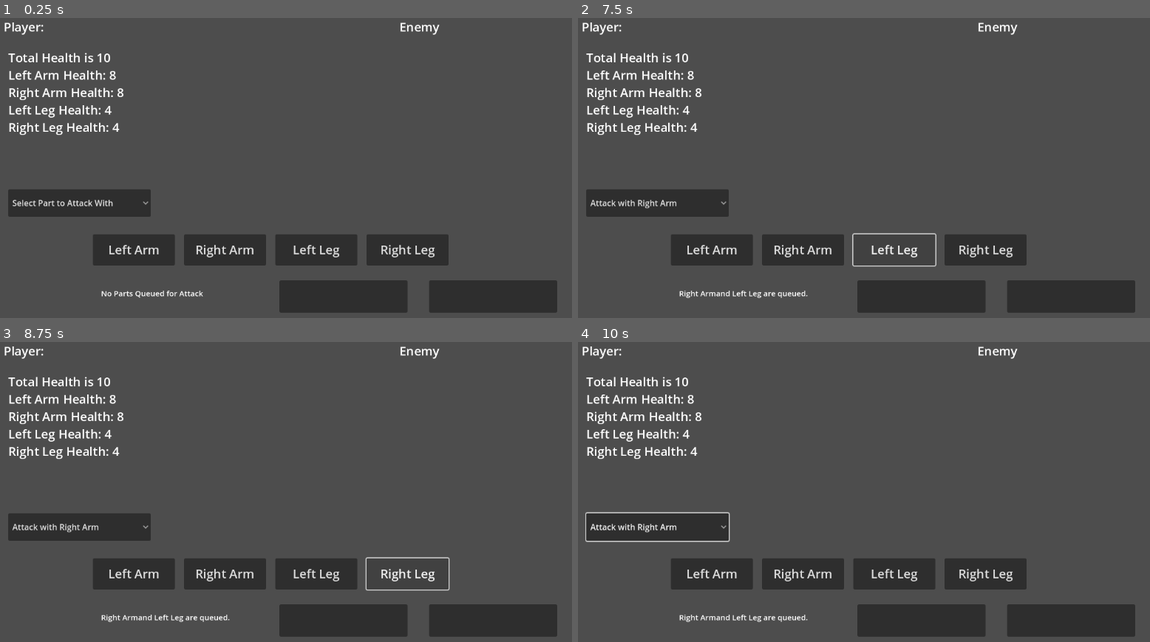
Above: before the commit, frames 1-4 (two rows, left to right).
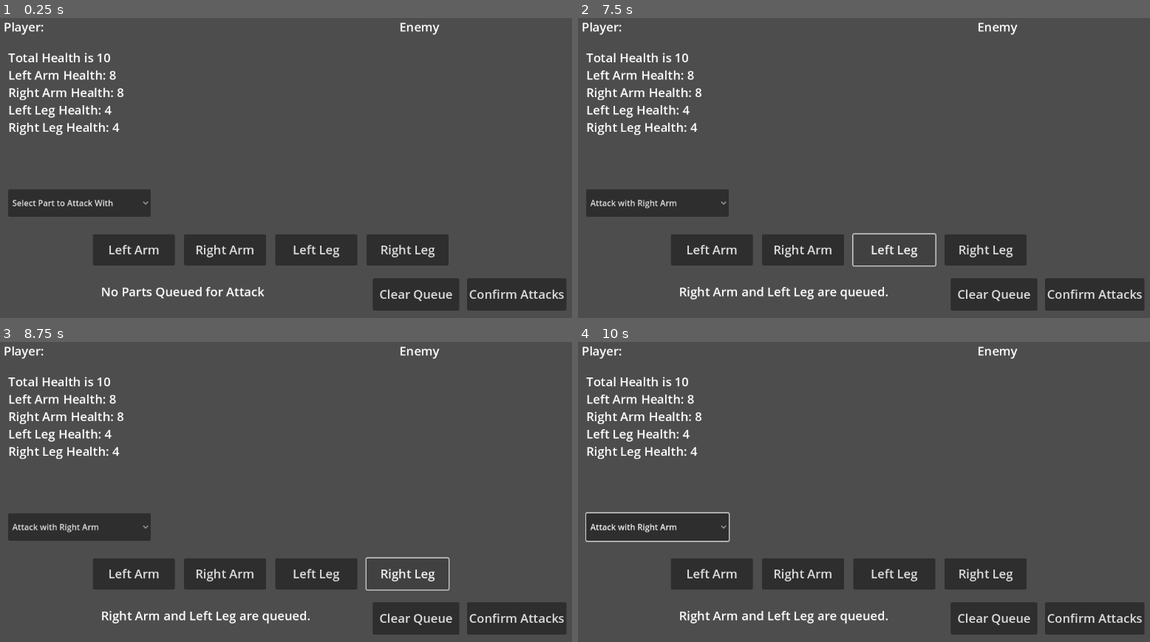
Above: after the commit, the same moments.

Repository: jdcalvelli/jrpg-staged-combat-prototype
Game: Godot game, scene res://Scenes/test_scene_CAM.tscn
Two runs of this game, one before a commit and one after it. Both use one fixed random seed, a clock stepped at 60 frames per second and the inputs below. This scene is started directly instead of the project's main scene.
Inputs (mouse positions are in pixels of both pictures, inside the frame that each line leads up to):
- Up to frame 1 (0.25 s): no input
- Up to frame 2 (7.5 s): click (921, 297) at 0.52 s; click (995, 294) at 1.25 s, where only the run after the commit has a clickable "Clear Queue"; click (1069, 297) at 2.02 s; click (1092, 294) at 2.75 s, where only the run after the commit has a clickable "Confirm Attacks"; click (1092, 294) at 3.5 s, where only the run after the commit has a clickable "Confirm Attacks"; click "Select Part to Attack With" at 4.25 s; click "Left Arm" at 5 s; click "Attack with Right Arm" at 5.75 s; click "Right Arm" at 6.5 s; click "Left Leg" at 7.25 s
- Up to frame 3 (8.75 s): click "Right Leg" at 8 s
- Up to frame 4 (10 s): click "Attack with Right Arm" at 8.75 s; click "Left Arm" at 9.5 s

The runs differ from the first frame. In frame 1, 3.6% of the frame differs, in the area x 17-99%, y 86-99%; in frame 2, 3.6%; in frame 3, 3.6%; in frame 4, 3.6%.

Commit message:
clear button resets the attack points, confirm button calculates damage too

Diff:
--- a/Scenes/test_scene_CAM.tscn
+++ b/Scenes/test_scene_CAM.tscn
@@ -107,19 +107,21 @@
 text = "Right Leg
 "
 
-[node name="DefendButton2" type="Button" parent="GameManager"]
-offset_left = 561.0
-offset_top = 537.0
-offset_right = 811.0
-offset_bottom = 600.0
+[node name="ClearButton" type="Button" parent="GameManager"]
+offset_left = 743.0
+offset_top = 533.0
+offset_right = 912.0
+offset_bottom = 596.0
 theme_override_font_sizes/font_size = 24
+text = "Clear Queue"
 
-[node name="DefendButton3" type="Button" parent="GameManager"]
-offset_left = 853.0
-offset_top = 537.0
-offset_right = 1103.0
-offset_bottom = 600.0
+[node name="ConfirmAttack" type="Button" parent="GameManager"]
+offset_left = 927.0
+offset_top = 533.0
+offset_right = 1096.0
+offset_bottom = 596.0
 theme_override_font_sizes/font_size = 24
+text = "Confirm Attacks"
 
 [node name="PlayerStats" type="RichTextLabel" parent="GameManager"]
 offset_left = 32.0
@@ -133,10 +135,10 @@
 
 [node name="AttackQueue" type="RichTextLabel" parent="."]
 offset_left = 213.0
-offset_top = 551.0
-offset_right = 543.0
+offset_top = 542.0
+offset_right = 719.0
 offset_bottom = 591.0
-theme_override_font_sizes/normal_font_size = 15
+theme_override_font_sizes/normal_font_size = 24
 text = "No Parts Queued for Attack"
 
 [connection signal="button_down" from="GameManager/LeftArmButton" to="GameManager" method="_on_left_arm_button_button_down"]
@@ -144,3 +146,5 @@
 [connection signal="button_down" from="GameManager/RightArmButton" to="GameManager" method="_on_right_arm_button_button_down"]
 [connection signal="button_down" from="GameManager/LeftLegButton" to="GameManager" method="_on_left_leg_button_button_down"]
 [connection signal="button_down" from="GameManager/RightLegButton" to="GameManager" method="_on_right_leg_button_button_down"]
+[connection signal="button_down" from="GameManager/ClearButton" to="GameManager" method="_on_clear_button_button_down"]
+[connection signal="button_down" from="GameManager/ConfirmAttack" to="GameManager" method="_on_confirm_attack_button_down"]
--- a/Scripts/Controllers/PlayerController.gd
+++ b/Scripts/Controllers/PlayerController.gd
@@ -14,11 +14,13 @@
 var ActionPoints: int = 2
 # sequence of actions
 var AttackSequence: Array
+var TotalDamage: Array
 
 func SequencePartAttack(part: MechPart):
 	# if you have the action points, add the attack to sequence
 	if ActionPoints != 0:
 		AttackSequence.append(part.partName)
+		TotalDamage.append(part.partDamage)
 		print(AttackSequence.size())
 		ActionPoints -= 1
 
--- a/Scripts/GameManager.gd
+++ b/Scripts/GameManager.gd
@@ -14,7 +14,7 @@
 enum States {START, PLAYER_TURN, PLAYER_CALC, ENEMY_TURN, ENEMY_CALC, END}
 var _state: int
 
-
+var _playerDamage: int
 # Called when the node enters the scene tree for the first time.
 # this is start
 func _ready():
@@ -59,7 +59,7 @@
 		_attackButton.add_item("Attack with "+ _playerMech.mechParts[_partKey].partName)
 
 func _process(delta):
-	_transition_to_player_calc()
+	#_transition_to_player_calc()
 	pass
 
 func _transition_to_player_calc():
@@ -96,6 +96,7 @@
 		States.START:
 			_player.ActionPoints = 2 #sets player action points.
 			_player.AttackSequence.clear()
+			_player.TotalDamage.clear()
 			print("Start State")
 			_state += 1
 			_change_state(_state)
@@ -105,6 +106,8 @@
 			pass
 		States.PLAYER_CALC:
 			print("Calculating Player Combo/Damage")
+			_playerDamage = _player.TotalDamage[0] + _player.TotalDamage[1] #takes both values in damage array and adds them togehter.
+			print("player deals %s " % _playerDamage + ("damage. Combo TBD"))
 			pass
 		States.ENEMY_TURN:
 			print("Start Enemy Turn")
@@ -135,12 +138,24 @@
 	if _state != States.PLAYER_TURN: return
 	_prep_attack_for_queue("Right Leg",_playerMech.mechParts["rightLeg"])
 
+func _on_clear_button_button_down():
+	if _state != States.PLAYER_TURN: return
+	_player.AttackSequence.clear()
+	_player.TotalDamage.clear()
+	_player.ActionPoints = 2
+	_update_queue()
+
+#when pressing confirm button
+func _on_confirm_attack_button_down():
+	if _state != States.PLAYER_TURN: return
+	if _player.ActionPoints > 0: return #These checks just make sure that if the state is not player turn and action points are greater than zero we don't do anything on press.
+	_state += 1 #ups the state count
+	_change_state(_state) #changes state to player calc state.
+
+
 func _prep_attack_for_queue(_partname: String, _part: MechPart):
 	_player.SequencePartAttack(_part)
 	_update_queue()
-	#print(_part.partName)
-	#print(_player.ActionPoints)
-	#print("%s is Queued" % _partname)
 
 func _update_queue():
 #	print("test")
@@ -150,5 +165,5 @@
 		_attackQueueText.text = ("%s " % _player.AttackSequence[0]) + ("is queued")
 		print(_player.AttackSequence[0])
 	if _player.AttackSequence.size() == 2:
-		_attackQueueText.text = ("%s" % _player.AttackSequence[0]) + ("and ") + ("%s " % _player.AttackSequence[1]) + ("are queued.")
+		_attackQueueText.text = ("%s " % _player.AttackSequence[0]) + ("and ") + ("%s " % _player.AttackSequence[1]) + ("are queued.")
 		print(_player.AttackSequence[1])
